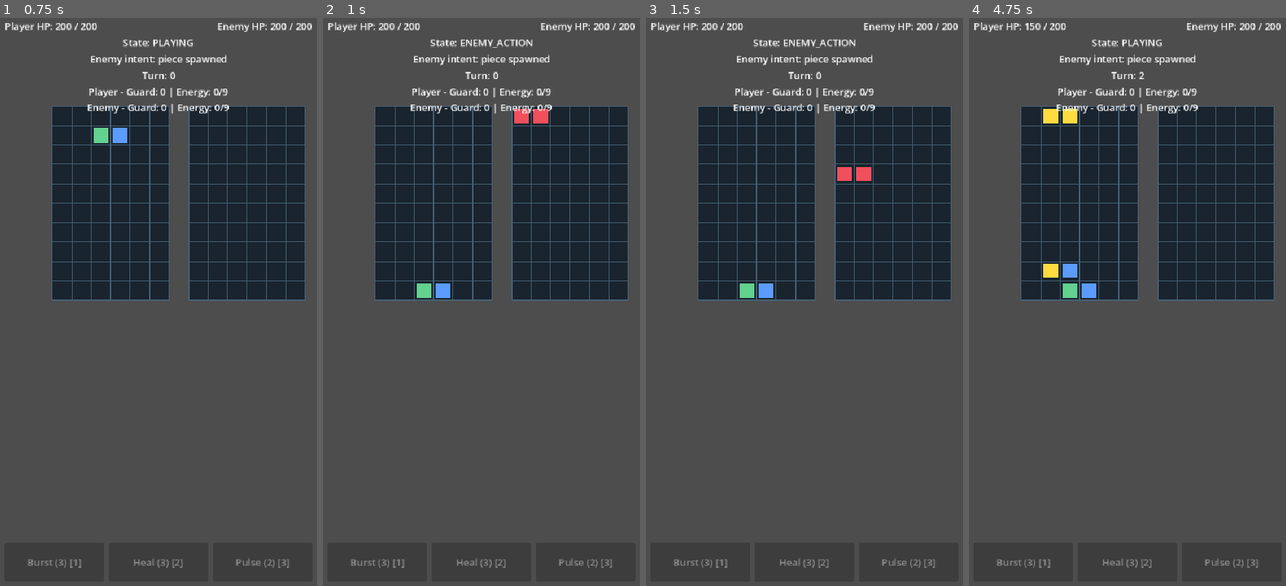
Above: before the commit, frames 1-4 (left to right).
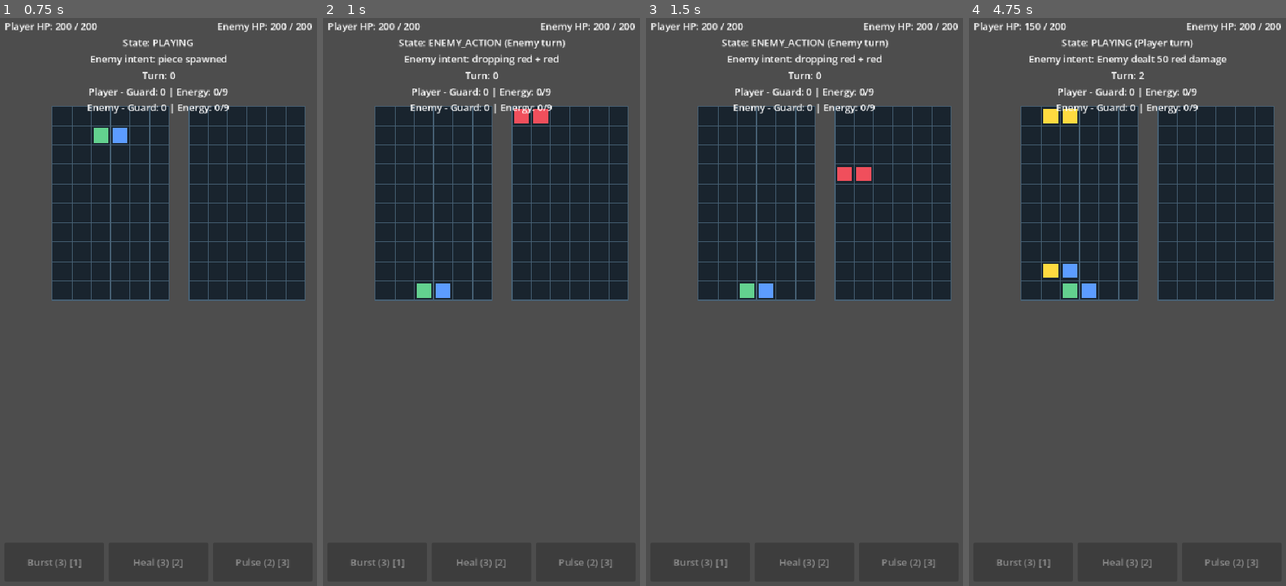
Above: after the commit, the same moments.

Repository: emarose/puzzle-fighter
Game: Godot game, scene res://scenes/main/Main.tscn
The game is run twice, just before and just after one commit, with the same random seed, the same clock (stepped at 60 frames per second) and the same inputs.
Inputs:
- Up to frame 1 (0.75 s): tap Enter at 0.5 s; hold Right from 0.53 s (still down); tap P at 0.6 s
- Up to frame 2 (1 s): keep holding Right; tap Space at 0.77 s; tap X at 0.8 s
- Up to frame 3 (1.5 s): tap Space at 1.07 s; release Right at 1.28 s; hold Down from 1.28 s (still down); tap X at 1.35 s
- Up to frame 4 (4.75 s): tap Space at 1.52, 1.82, 2.75, 3.02, 3.32, 3.77, 3.8, 4.07, 4.35, 4.52 s; tap 1 at 1.55, 2.1 s; release Down at 2.03 s; hold Right 2.03-2.78 s; tap 2 at 2.3, 2.85 s; hold Up 2.78-3.53 s; tap 3 at 3.05, 3.6 s; hold Left from 3.53 s (still down); tap P at 4.55 s

Frame 1 is identical in both runs. In frame 2, 0.8% of the frame differs, in the area x 24-77%, y 3-9%; in frame 3, 0.8%; in frame 4, 0.9%, in the area x 19-82%, y 3-9%.

Commit message:
feat: HUD improvements and input gating

Diff:
--- a/scripts/battle/BattleController.gd
+++ b/scripts/battle/BattleController.gd
@@ -88,6 +88,8 @@
 		return
 
 	if new_state == BattleManager.BattleState.PLAYING and active_piece == null:
+		if enemy_controller != null and enemy_controller.has_method("is_enemy_turn_in_progress") and enemy_controller.is_enemy_turn_in_progress():
+			return
 		_spawn_piece()
 
 func _initialize_board() -> void:
--- a/scripts/core/BattleManager.gd
+++ b/scripts/core/BattleManager.gd
@@ -114,9 +114,11 @@
 		if _transition_to(BattleState.DEFEAT) and event_bus != null:
 			event_bus.emit("battle_lost", {"player_hp": player_hp, "enemy_hp": enemy_hp})
 		return
-	if current_state == BattleState.PLAYING:
+	if current_state in [BattleState.PLAYING, BattleState.PIECE_ACTIVE, BattleState.RESOLVING]:
 		return
-	_transition_to(BattleState.PLAYING)
+	if current_state == BattleState.ENEMY_ACTION:
+		_transition_to(BattleState.PLAYING)
+		return
 
 func is_valid_transition(old_state: BattleState, new_state: BattleState) -> bool:
 	match old_state:
--- a/scripts/enemies/EnemyController.gd
+++ b/scripts/enemies/EnemyController.gd
@@ -14,6 +14,7 @@
 var current_attack_preview: String = "idle"
 var turn_counter: int = 0
 var enemy_board_ready: bool = false
+var enemy_turn_in_progress: bool = false
 
 func _ready() -> void:
 	battle_controller = get_parent()
@@ -60,6 +61,9 @@
 func is_enemy_ready() -> bool:
 	return enemy_board_ready
 
+func is_enemy_turn_in_progress() -> bool:
+	return enemy_turn_in_progress
+
 func get_current_attack_preview() -> String:
 	return current_attack_preview
 
@@ -74,6 +78,7 @@
 	return true
 
 func execute_turn() -> bool:
+	enemy_turn_in_progress = true
 	var event_bus: EventBus = EventBus.get_instance()
 	if event_bus != null:
 		event_bus.emit("enemy_action_started", {"turn": turn_counter})
@@ -355,6 +360,7 @@
 		board_view.queue_redraw()
 
 func _finish_turn(success: bool = true) -> void:
+	enemy_turn_in_progress = false
 	turn_counter += 1
 	var event_bus: EventBus = EventBus.get_instance()
 	if event_bus != null:
--- a/scripts/input/InputController.gd
+++ b/scripts/input/InputController.gd
@@ -6,6 +6,7 @@
 @export var battle_controller_path: NodePath
 
 var battle_controller: Node
+var battle_manager: Node
 var movement_map: Dictionary = {
     "left": Vector2i(-1, 0),
     "right": Vector2i(1, 0),
@@ -13,34 +14,61 @@
 }
 
 func _ready() -> void:
-    if battle_controller_path.is_empty():
-        battle_controller = get_parent()
-    else:
-        battle_controller = get_node_or_null(battle_controller_path)
+    _refresh_battle_references()
 
 func bind_battle_controller(controller: Node) -> void:
     battle_controller = controller
+    _refresh_battle_references()
+
+func _refresh_battle_references() -> void:
+    if battle_controller == null:
+        if not battle_controller_path.is_empty():
+            battle_controller = get_node_or_null(battle_controller_path)
+        if battle_controller == null:
+            battle_controller = get_parent()
+    if battle_controller != null:
+        battle_manager = battle_controller.get_node_or_null("BattleManager")
+    else:
+        battle_manager = get_node_or_null("BattleManager")
+
+func _can_accept_player_input() -> bool:
+    if battle_manager != null and battle_manager.has_method("can_player_act"):
+        return bool(battle_manager.can_player_act())
+    if battle_controller != null and battle_controller.has_method("can_player_act"):
+        return bool(battle_controller.can_player_act())
+    return true
+
+func _can_execute_command() -> bool:
+    return battle_controller != null and _can_accept_player_input()
 
 func _unhandled_input(event: InputEvent) -> void:
-    if event is InputEventKey and event.pressed:
-        if event.keycode == KEY_LEFT or event.keycode == KEY_A:
+    if not (event is InputEventKey) or not event.pressed:
+        return
+
+    if event.keycode == KEY_P:
+        _toggle_pause()
+        return
+
+    if not _can_execute_command():
+        return
+
+    match event.keycode:
+        KEY_LEFT, KEY_A:
             try_move_left()
-        elif event.keycode == KEY_RIGHT or event.keycode == KEY_D:
+        KEY_RIGHT, KEY_D:
             try_move_right()
-        elif event.keycode == KEY_DOWN or event.keycode == KEY_S:
+        KEY_DOWN, KEY_S:
             try_soft_drop()
-        elif event.keycode == KEY_UP or event.keycode == KEY_W or event.keycode == KEY_X:
+        KEY_UP, KEY_W, KEY_X:
             try_rotate()
-        elif event.keycode == KEY_SPACE:
+        KEY_SPACE:
             try_hard_drop()
-        elif event.keycode == KEY_1:
+        KEY_1:
             try_use_skill_slot(0)
-        elif event.keycode == KEY_2:
+        KEY_2:
             try_use_skill_slot(1)
-        elif event.keycode == KEY_3:
+        KEY_3:
             try_use_skill_slot(2)
-        elif event.keycode == KEY_P:
-            _toggle_pause()
 
 func try_move_left() -> bool:
     return _execute_command("move_left", func() -> bool:
@@ -89,6 +117,9 @@
     if battle_controller == null:
         emit_signal("command_executed", command_name, false)
         return false
+    if not _can_accept_player_input():
+        emit_signal("command_executed", command_name, false)
+        return false
 
     var success: bool = bool(action.call())
     emit_signal("command_executed", command_name, success)
--- a/scripts/ui/BattleHud.gd
+++ b/scripts/ui/BattleHud.gd
@@ -32,6 +32,7 @@
 
 func _on_state_changed(_old_state: int, _new_state: int) -> void:
 	_update_hud()
+	_update_state_summary()
 
 func _on_skill_button_pressed(skill_id: String) -> void:
 	if battle_controller == null or not battle_controller.has_method("use_skill"):
@@ -63,28 +64,10 @@
 func _on_event_emitted(event_name: String, payload: Dictionary) -> void:
 	match event_name:
 		"battle_state_changed":
-			if payload.has("state_name"):
-				state_label.text = "State: %s" % payload["state_name"]
+			_update_hud()
+			_update_state_summary()
 		"hp_changed":
-			var player_actor_id: String = "player"
-			var enemy_actor_id: String = "enemy"
-			if enemy_controller != null:
-				player_actor_id = enemy_controller.player_state.actor_id
-				enemy_actor_id = enemy_controller.enemy_state.actor_id
-			if payload.get("actor_id", "") == player_actor_id:
-				var player_max_hp: int = enemy_controller.player_state.max_hp if enemy_controller != null else 0
-				player_hp_label.text = "%s HP: %d / %d" % [
-					_get_player_name(),
-					int(payload.get("current_hp", 0)),
-					player_max_hp,
-				]
-			elif payload.get("actor_id", "") == enemy_actor_id:
-				var enemy_max_hp: int = enemy_controller.enemy_state.max_hp if enemy_controller != null else 0
-				enemy_hp_label.text = "%s HP: %d / %d" % [
-					_get_enemy_name(),
-					int(payload.get("current_hp", 0)),
-					enemy_max_hp,
-				]
+			_update_hp_from_event(payload)
 		"piece_spawned":
 			enemy_action_label.text = "Enemy intent: piece spawned"
 		"piece_locked":
@@ -129,12 +112,63 @@
 			enemy_action_label.text = "Enemy turn: resolving"
 		"enemy_action_finished":
 			_update_hud()
+			_update_state_summary()
+
+func _update_state_summary() -> void:
+	if battle_manager == null:
+		state_label.text = "State: UNKNOWN"
+		return
+
+	var state_name: String = _battle_state_name(battle_manager.current_state)
+	var summary: String = "Player turn"
+	match battle_manager.current_state:
+		BattleManager.BattleState.PLAYING:
+			summary = "Player turn"
+		BattleManager.BattleState.PIECE_ACTIVE:
+			summary = "Piece active"
+		BattleManager.BattleState.RESOLVING:
+			summary = "Resolving match"
+		BattleManager.BattleState.ENEMY_ACTION:
+			summary = "Enemy turn"
+		BattleManager.BattleState.VICTORY:
+			summary = "Victory"
+		BattleManager.BattleState.DEFEAT:
+			summary = "Defeat"
+		_:
+			summary = "Battle status"
+	state_label.text = "State: %s (%s)" % [state_name, summary]
+
+func _battle_state_name(state: int) -> String:
+	if battle_manager != null and battle_manager.has_method("BattleState"):
+		pass
+	if battle_manager != null and battle_manager.current_state >= 0 and battle_manager.current_state < BattleManager.BattleState.keys().size():
+		return BattleManager.BattleState.keys()[battle_manager.current_state]
+	return "UNKNOWN"
+
+func _update_hp_from_event(payload: Dictionary) -> void:
+	var player_actor_id: String = "player"
+	var enemy_actor_id: String = "enemy"
+	if enemy_controller != null:
+		player_actor_id = enemy_controller.player_state.actor_id
+		enemy_actor_id = enemy_controller.enemy_state.actor_id
+	if payload.get("actor_id", "") == player_actor_id:
+		var player_max_hp: int = enemy_controller.player_state.max_hp if enemy_controller != null else 0
+		player_hp_label.text = "%s HP: %d / %d" % [
+			_get_player_name(),
+			int(payload.get("current_hp", 0)),
+			player_max_hp,
+		]
+	elif payload.get("actor_id", "") == enemy_actor_id:
+		var enemy_max_hp: int = enemy_controller.enemy_state.max_hp if enemy_controller != null else 0
+		enemy_hp_label.text = "%s HP: %d / %d" % [
+			_get_enemy_name(),
+			int(payload.get("current_hp", 0)),
+			enemy_max_hp,
+		]
 
 func _update_hud() -> void:
 	if battle_manager != null:
-		var state_name: String = "UNKNOWN"
-		if battle_manager.current_state >= 0 and battle_manager.current_state < BattleManager.BattleState.keys().size():
-			state_name = BattleManager.BattleState.keys()[battle_manager.current_state]
+		var state_name: String = _battle_state_name(battle_manager.current_state)
 		state_label.text = "State: %s" % state_name
 
 	if enemy_controller != null and enemy_controller.has_method("get_current_attack_preview"):
